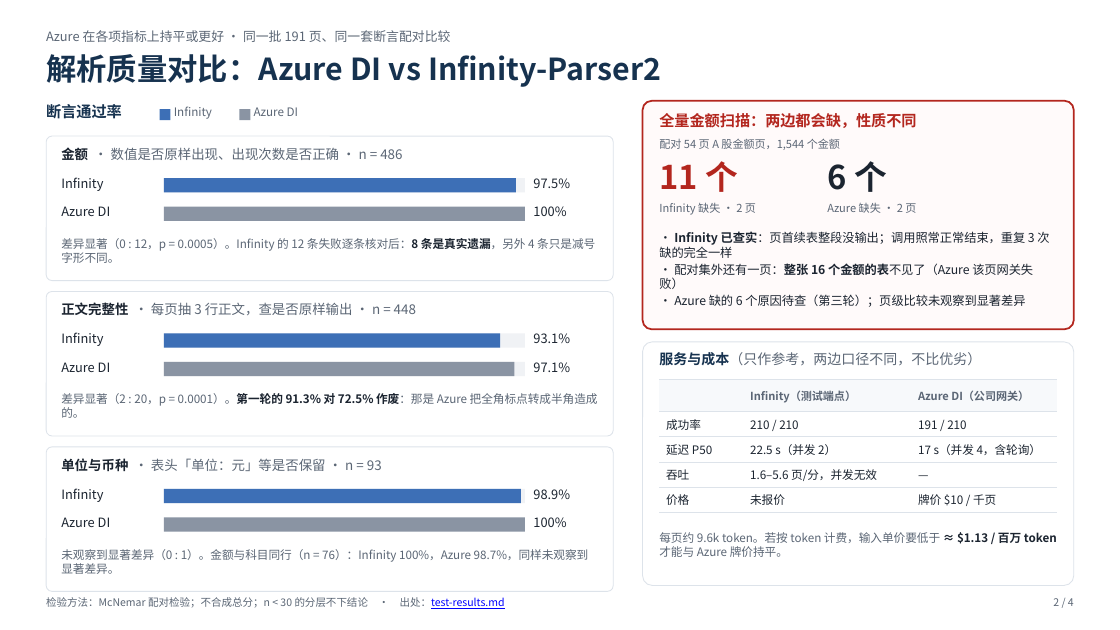
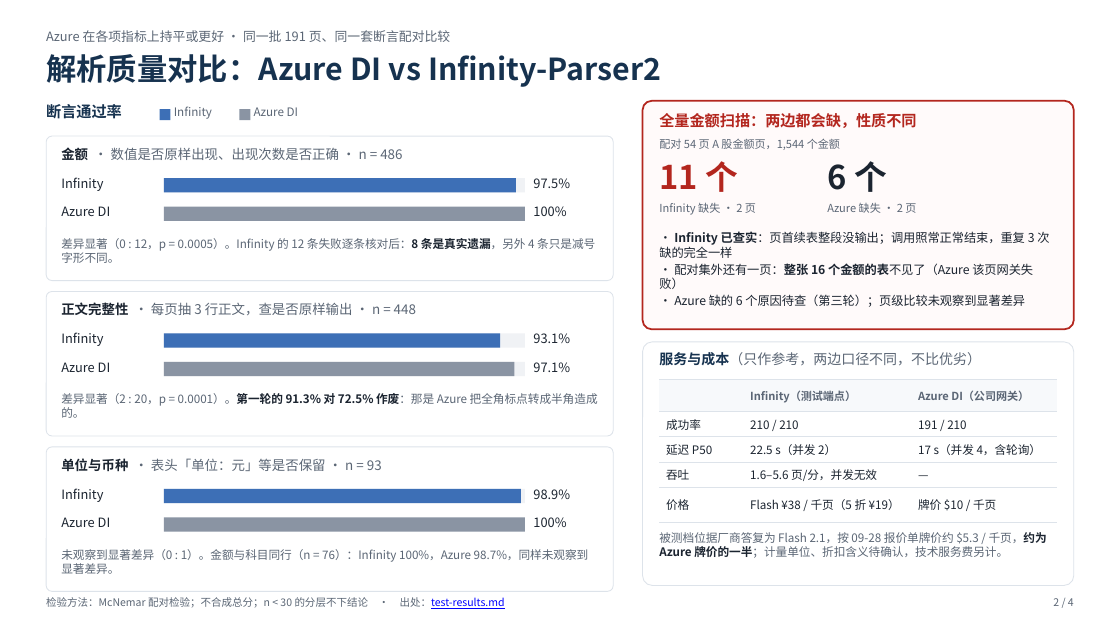
Before and after one commit to gejun2008/doc-parser-eval, a slide deck: slide 2 of docs/briefing-deck.pptx. Drawn at 1120x630 pixels with LibreOffice and Linux fonts; fonts in the diff are those of the drawing. Boxes give left, top, right and bottom in pixels: in the first picture for what was removed or moved away, otherwise in the second. Text is boxed around its words. In the diff, an @@ line names an element or a change of style, - is before the commit and + after.

```diff
--- a/docs/briefing-deck.pptx
+++ b/docs/briefing-deck.pptx
@@ table at <box>660,380,1057,515</box> @@
-row 5, column 2: 未报价
+row 5, column 2: Flash ¥38 / 千页（5 折 ¥19）
@@ text at <box>659,532,1047,558</box>: text changed @@
-每页约 9.6k token。若按 token 计费，输入单价要低于 ≈ $1.13 / 百万 token 才能与 Azure 牌价持平。
+被测档位据厂商答复为 Flash 2.1，按 09-28 报价单牌价约 $5.3 / 千页，约为 Azure 牌价的一半；计量单位、折扣含义待确认，技术服务费另计。
```
Also in this commit, not shown: 1 other slide changed, 13 other files.
